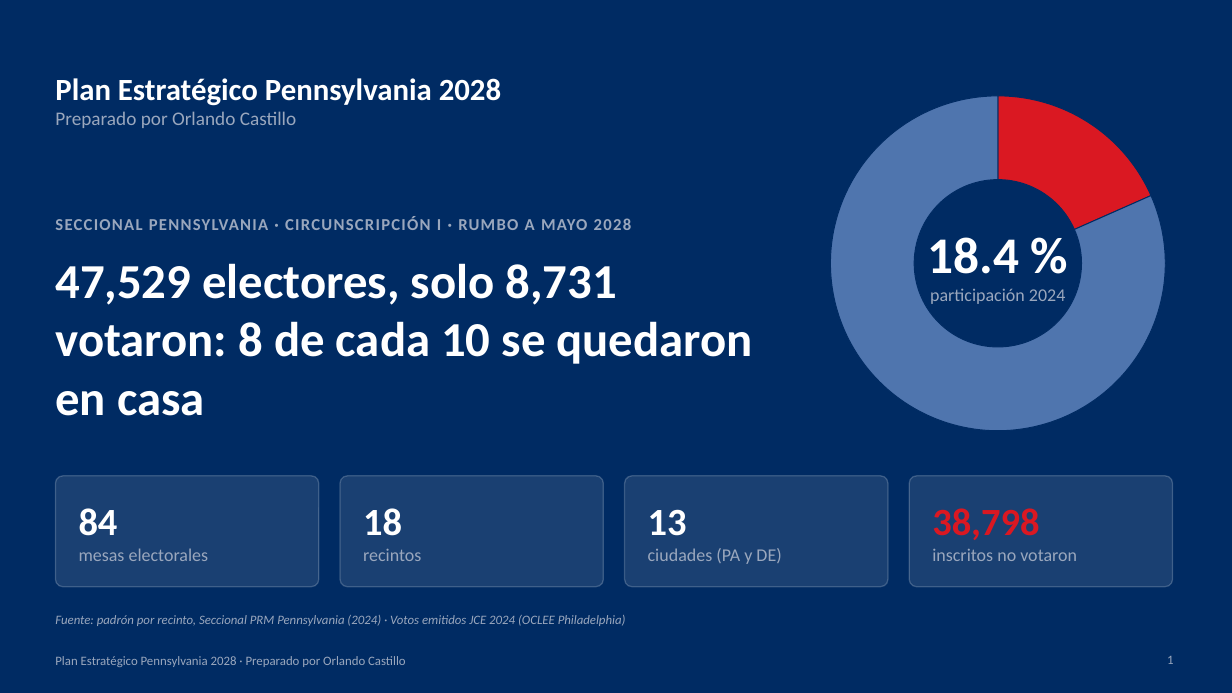
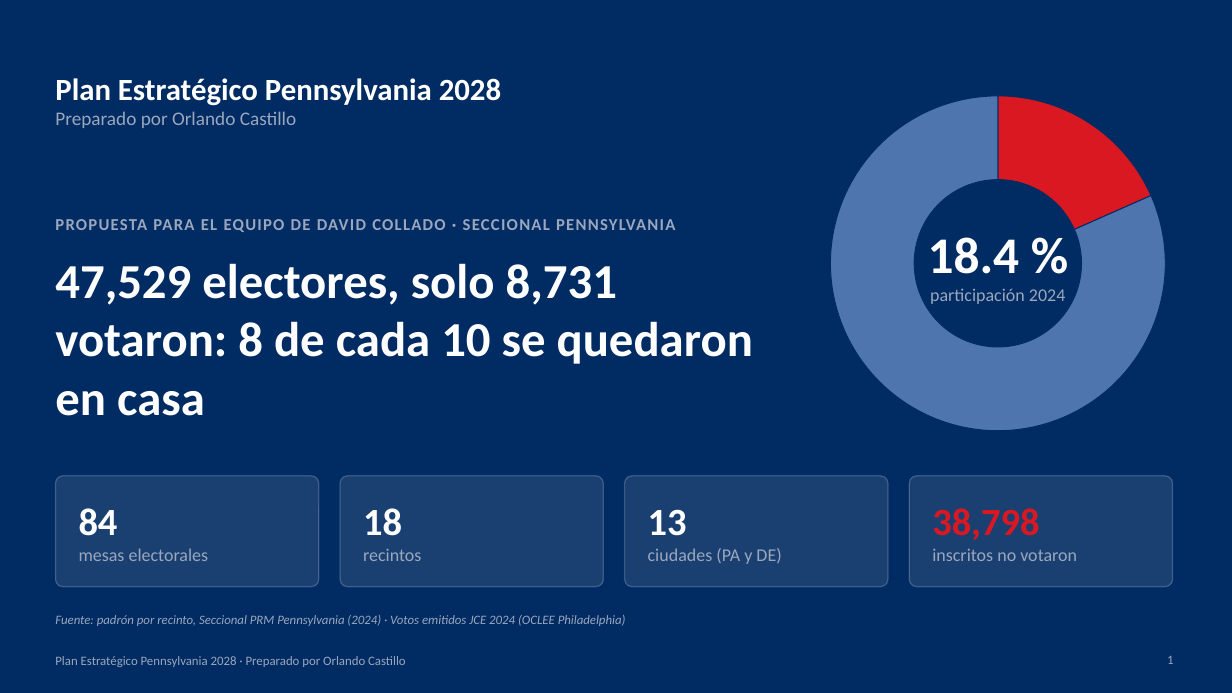
Before and after one commit to rcastillo9556/pdf-toolkit, a slide deck: slide 1 of presentaciones/Plan_Estrategico_Pennsylvania_2028.pptx. Drawn at 1232x693 pixels with LibreOffice and Linux fonts; fonts in the diff are those of the drawing. Boxes give left, top, right and bottom in pixels: in the first picture for what was removed or moved away, otherwise in the second. Text is boxed around its words. In the diff, an @@ line names an element or a change of style, - is before the commit and + after.

```diff
--- a/presentaciones/Plan_Estrategico_Pennsylvania_2028.pptx
+++ b/presentaciones/Plan_Estrategico_Pennsylvania_2028.pptx
@@ text at (55,219,675,232): text changed @@
-SECCIONAL PENNSYLVANIA · CIRCUNSCRIPCIÓN I · RUMBO A MAYO 2028
+PROPUESTA PARA EL EQUIPO DE DAVID COLLADO · SECCIONAL PENNSYLVANIA
```
Also in this commit, not shown: 1 other slide changed, 1 other file.
